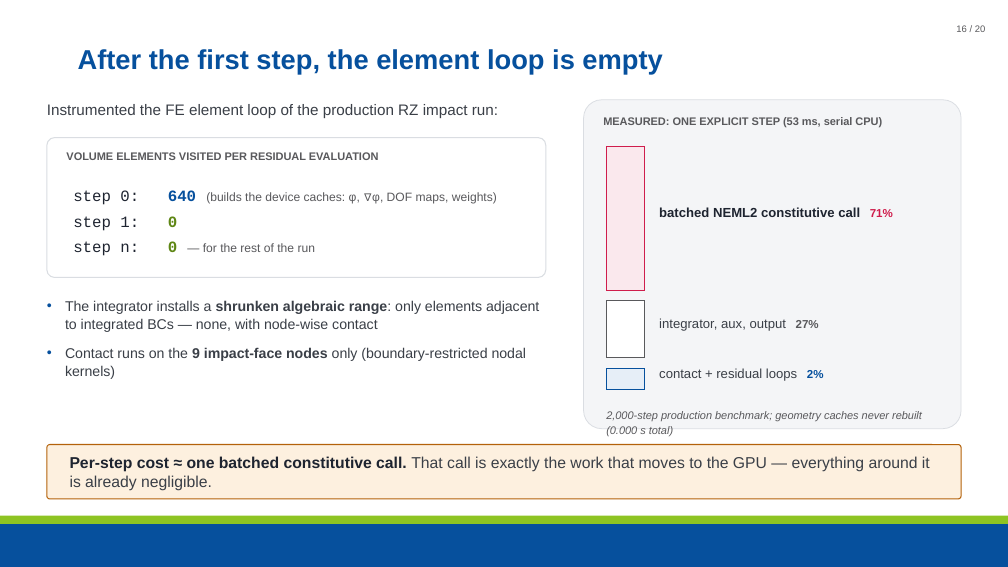
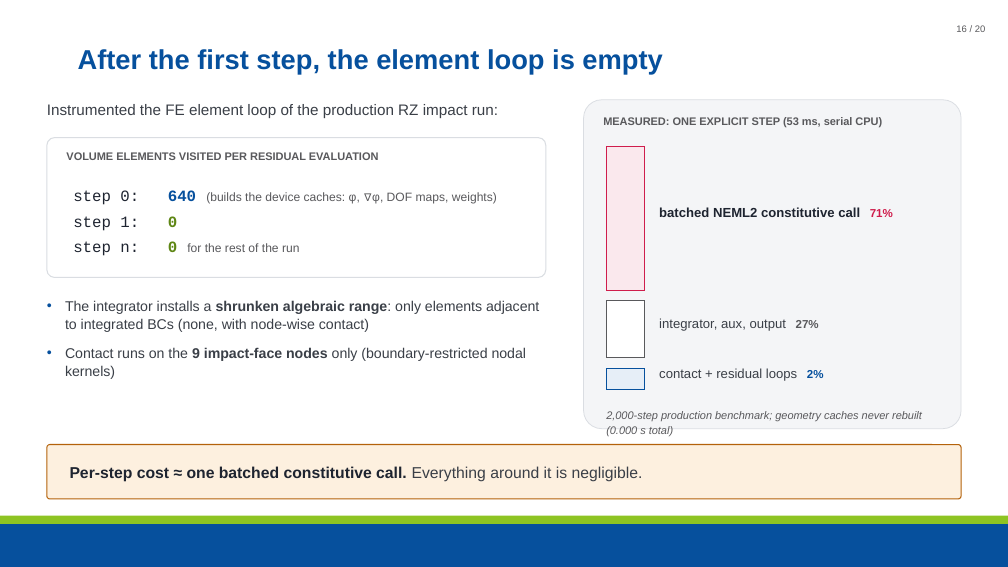
Before and after one commit to maxnezdyur/marlin, a slide deck: slide 16 of examples/impact/slide_assets/WCCM_NEML2_explicit_dynamics_v2.pptx. Drawn at 1008x567 pixels with LibreOffice and Linux fonts; fonts in the diff are those of the drawing; background and template pictures are left out. Boxes give left, top, right and bottom in pixels: in the first picture for what was removed or moved away, otherwise in the second. Text is boxed around its words. In the diff, an @@ line names an element or a change of style, - is before the commit and + after.

```diff
--- a/examples/impact/slide_assets/WCCM_NEML2_explicit_dynamics_v2.pptx
+++ b/examples/impact/slide_assets/WCCM_NEML2_explicit_dynamics_v2.pptx
@@ text at (x1=73, y1=241, x2=299, y2=256): text changed @@
-step n: 0 — for the rest of the run
+step n: 0 for the rest of the run
@@ text at (x1=65, y1=300, x2=539, y2=332): text changed @@
-• The integrator installs a shrunken algebraic range: only elements adjacent to integrated BCs — none, with node-wise contact
+• The integrator installs a shrunken algebraic range: only elements adjacent to integrated BCs (none, with node-wise contact)
@@ text at (x1=70, y1=466, x2=643, y2=482): text changed; text colour #3A3F47 to #1E2430; bold on @@
-Per-step cost ≈ one batched constitutive call. That call is exactly the work that moves to the GPU — everything around it is already negligible.
+Per-step cost ≈ one batched constitutive call. Everything around it is negligible.
```
Also in this commit, not shown: 17 other slides changed, 1 other file.
